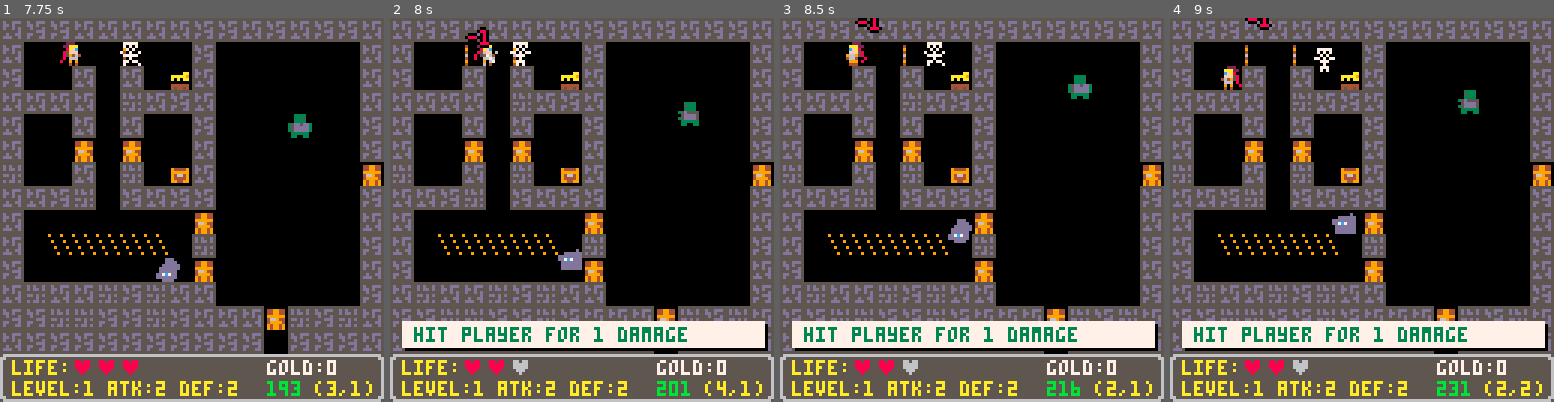
Above: before the commit, frames 1-4 (left to right).
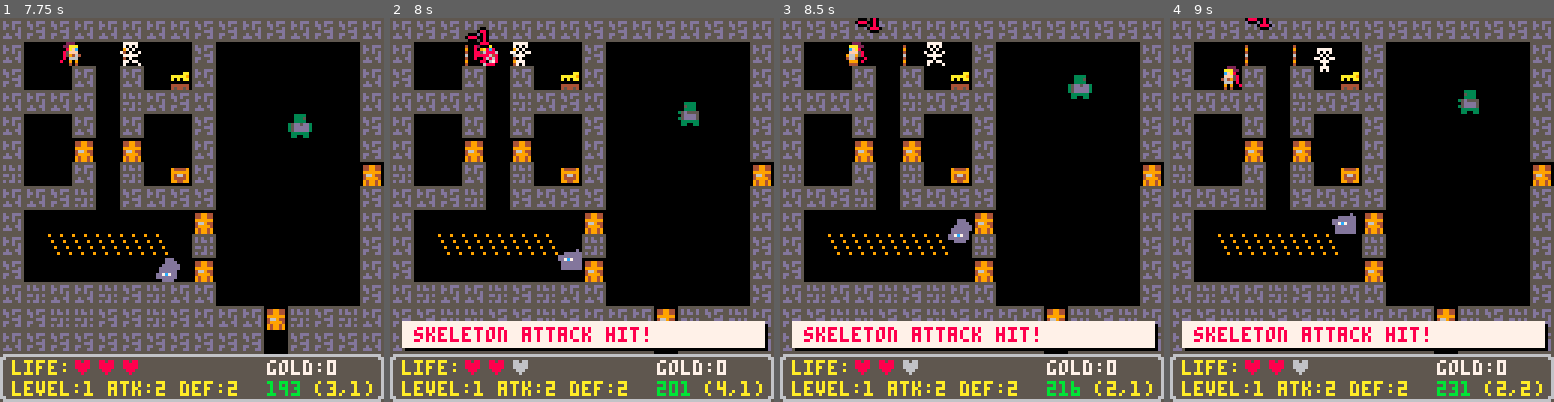
Above: after the commit, the same moments.

Repository: lauripaulo/pico8-games
Game: PICO-8 cartridge carts/yarpg/yarpg.p8
Two runs of this game, one before a commit and one after it. Both use one fixed random seed, a clock stepped at 60 frames per second and the inputs below.
Inputs:
- Up to frame 1 (7.75 s): tap X (X key) at 0.33, 1.07, 1.85, 2.97, 4.08, 5.2, 6.32, 7.43 s; hold Right 1.6-2.1 s; hold Up 2.15-2.42 s; hold Right 2.47-3.03 s; hold Left 3.08-3.58 s; hold Down 3.63-3.97 s; hold Right 4.02-4.68 s; hold Up 4.73-5.03 s; hold Left 5.08-5.68 s; hold Down 5.73-6.03 s; hold Right 6.08-6.58 s; hold Right 6.63-7.13 s; hold Up 7.18-7.45 s; hold Right from 7.5 s (still down)
- Up to frame 2 (8 s): keep holding Right
- Up to frame 3 (8.5 s): release Right at 8.07 s; hold Left from 8.12 s (still down)
- Up to frame 4 (9 s): tap X (X key) at 8.55 s; release Left at 8.62 s; hold Down from 8.67 s (still down)

Frame 1 is identical in both runs. In frame 2, 1.8% of the frame differs, in the area x 6-78%, y 7-85%; in frame 3, 1.6%; in frame 4, 1.6%.

Commit message:
Improved hit/miss feedback and dead sprs stills

Diff:
--- a/carts/yarpg/yarpg.p8
+++ b/carts/yarpg/yarpg.p8
@@ -85,6 +85,7 @@
 	hits={}
 	flts={}
 	still={}
+	mspr={23,24,25,26}
 	dspr={11,12,13,14}
 	hspr={27,28,29,30}
 	printh("=-=-=-=-=-=-=")
@@ -361,23 +362,25 @@
 	local def=rolldef(target)
 	local result=atk-def
 	if result>=0 then
-		local colr=10
+		local colr,sprn=10,44
 		if target==me then
 			colr=8
+			sprn=43
 		end
 		addflt(target,"-"..obj.level,colr)
-		addmsg("hit "..target.name.." for "..obj.level.." damage",t,3)
+		addmsg(obj.name.." attack hit!",t,8)
 		target.hp-=obj.level
+		addhit(target,dspr)
 		if target.hp<=0 then
 			sfx(6)
-			addhit(target,dspr)
-			addstill(target.x,target.y,44)
+			addstill(target.x,target.y,sprn)
 		else
 			sfx(5)
 			addhit(target,hspr)
 		end
-	elseif result<0 then
-		addmsg(obj.name.." attack miss",t,8)
+	else
+		addhit(target,mspr)
+		addmsg(obj.name.." attack miss",t,3)
 		sfx(7)
 	end
 end
@@ -548,7 +551,9 @@
 	or #flts>0 or #msgs>0
 	then
 		spawmobs()
-		update_player()
+		if me.hp>0 then
+			update_player()
+		end
 		resolve_collisions()
 		update_mobs()
 		moveinmap()
@@ -735,8 +740,10 @@
 end
 
 function draw_player()
-	local cspr=me.sprs[me.cspr]
-	spr(cspr,me.x,me.y,1,1,me.flipx,false)
+	if me.hp>0 then
+		local cspr=me.sprs[me.cspr]
+		spr(cspr,me.x,me.y,1,1,me.flipx,false)
+	end
 end
 
 function draw_info()
@@ -793,22 +800,22 @@
 0000000055d55dd50000000000000000000000006555555555555555400000000000000000006600466677000000080000008980000809080888088000000000
 000000005ddd55d50000000000000000000000006555555555555555000000000000000000000000000066000000000000000800000800080000089800000000
 00000000555555550000000000000000000000006555555555555555000000000000000000000000000000000000000000000000000088800090008000000000
-00000000555555550000000000000000000000000000000000000000000000000000000000000000000000000000000060000000000000000000000000000000
-000000005d55ddd50000000000000000000000000000000000000000000000000000000000000000000000000700000006600700000000000000000000000000
-000000005dd5d5550000000000000000000000000000000000000000000000000000000000000000000000000070000006760070000000000000000000000000
-0000000055d555d50000000000000000000000000000000000000000000000000000000000000000000000000007000000670007000600060000000000000000
-000000005555ddd50000000000000000000000000000000000000000000000000000000000000000000000000000000000000000000076000000600000000000
-000000005dd555d50000000000000000000000000000000000000000000000000000000000000000000000000000000007000000000067600000076000000000
-000000005d555dd50000000000000000000000000000000000000000000000000000000000000000000000000000000000700000000006700000067600000000
-00000000555555550000000000000000000000000000000000000000000000000000000000000000000000000000000000070000000600000000006700000000
-00000000555555550000000000000000000000000000000000000000000000000000000000000000000000000088000800bb000b000000000000000000000000
-000000005d5d55d500000000000000000000000000000000000000000999999000000000000000000000000000700087007000b7000000000000000000000000
-000000005d5dd5d5000000000000000000000aa000000000094444900555555000000000000000000000000080088080b00880b0000000000000000000000000
-000000005555555500000000000000000aaaaa900000000009999990055555500000000000000000000000008089880800b8880b000000000000000000000000
-000000005dd5d5d500000000000000000a0a0aa000000000094664900946649000000000000000000000000080788800b08878b0000000000000000000000000
+00000000555555550000000000000000000000000000000000000000000000006000000000000000000000000000000060000000000000000000000000000000
+000000005d55ddd50000000000000000000000000000000000000000070000000660070000000000000000000700000006600700000000000000000000000000
+000000005dd5d5550000000000000000000000000000000000000000007000000676007000000000000000000070000006860080000000800000000000000000
+0000000055d555d50000000000000000000000000000000000000000000700000067000700060006000000000008000000680007000600060000000000000000
+000000005555ddd50000000000000000000000000000000000000000000000000000000000007600000060000000000000000000000086000000600000000000
+000000005dd555d50000000000000000000000000000000000000000000000000700000000006760000007600000000007000000000068600000086000000000
+000000005d555dd50000000000000000000000000000000000000000000000000070000000000670000006760000000000800000008006700000068600000000
+00000000555555550000000000000000000000000000000000000000000000000007000000060000000000670000000000070000000600000000006700000000
+000000005555555500000000000000000000000000000000000000000000000000000000000000000000000000880008b00b0000000000000000000000000000
+000000005d5d55d500000000000000000000000000000000000000000999999000000000000000000000000000700087007000b0000000000000000000000000
+000000005d5dd5d5000000000000000000000aa0000000000944449005555550000000000000000000000000800880800a0880b0000000000000000000000000
+000000005555555500000000000000000aaaaa900000000009999990055555500000000000000000000000000889880800b8880b000000000000000000000000
+000000005dd5d5d500000000000000000a0a0aa000000000094664900946649000000000000000000000000080787800a08878b0000000000000000000000000
 000000005555d5550000000000000000000000000000000009444490094444900000000000000000000000000708800007088b70000000000000000000000000
 000000005d5dd5d500000000000000000444444004444440099449900994499000000000000000000000000080007080b0007000000000000000000000000000
-0000000055555555000000000000000004544540045445400000000000000000000000000000000000000000080808800b0b0b07000000000000000000000000
+0000000055555555000000000000000004544540045445400000000000000000000000000000000000000000080808800b000b07000000000000000000000000
 00000000000000000000000000222000002220000022200000222000002220000000000000777000000000000000000000000000000000000000000000000000
 000000000000000000000000022aaa00022aaa00022aaa00022aaa00022aaa00002220000777770000000000000060000000000000aaa0000000600000000000
 000000000000000000000000008afc00008afc00008afc00008afc00008afc00022aaa000077770000000000000760000000a00000a0a0000007600000000000
